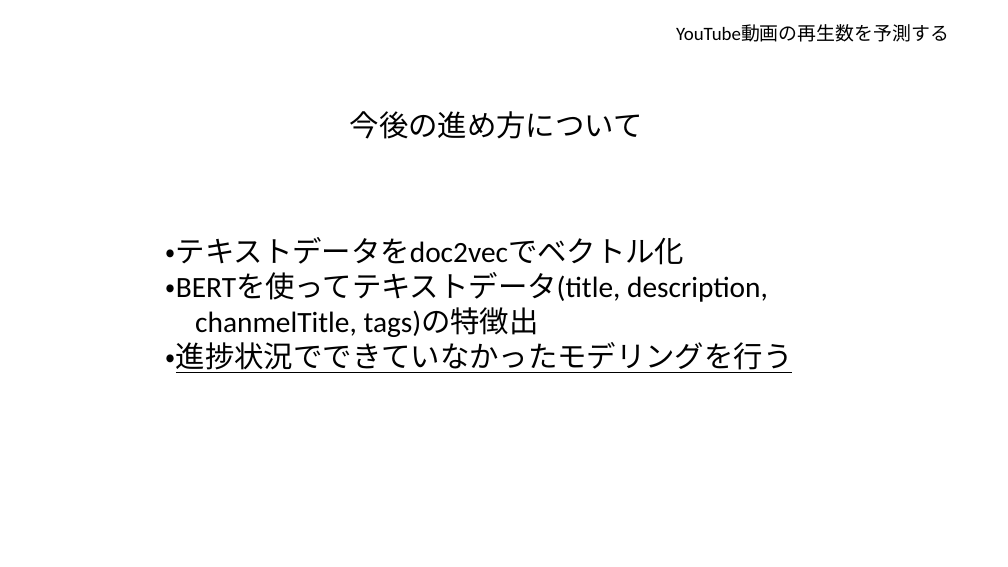
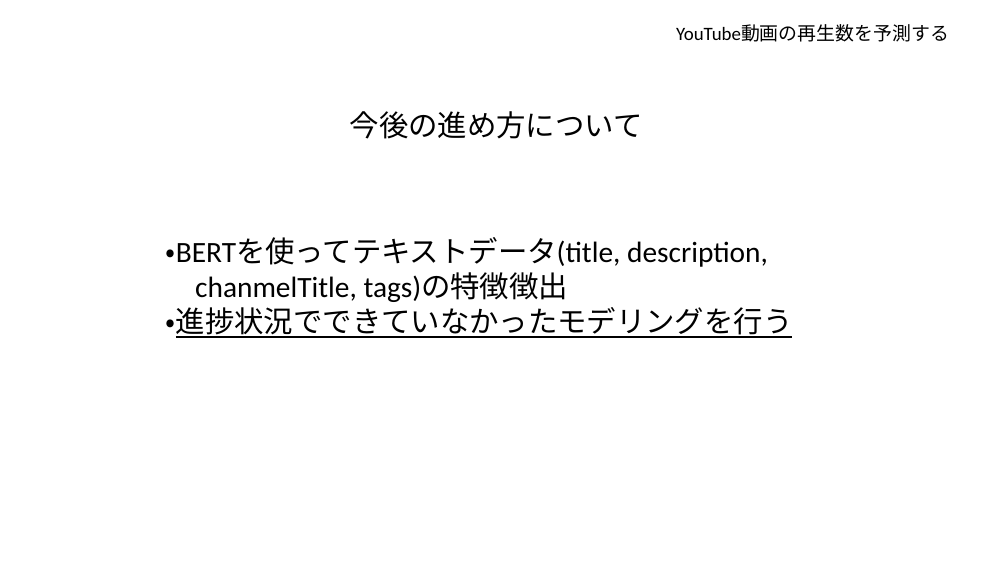
Before and after one commit to tsuru-kazu/research, a slide deck: slide 10 of docs/PD3_interim_report.pptx (slide 11 before the commit). Drawn at 1008x567 pixels with LibreOffice and Linux fonts; fonts in the diff are those of the drawing. Boxes give left, top, right and bottom in pixels: in the first picture for what was removed or moved away, otherwise in the second. Text is boxed around its words. In the diff, an @@ line names an element or a change of style, - is before the commit and + after.

```diff
--- a/docs/PD3_interim_report.pptx
+++ b/docs/PD3_interim_report.pptx
@@ text at box(166, 237, 684, 265): paragraph removed @@
-・テキストデータをdoc2vecでベクトル化
@@ text at box(195, 272, 569, 302): text changed @@
-chanmelTitle, tags)の特徴出
+chanmelTitle, tags)の特徴徴出
```
Also in this commit, not shown: 3 other slides changed, 1 slide removed, 19 other files.
